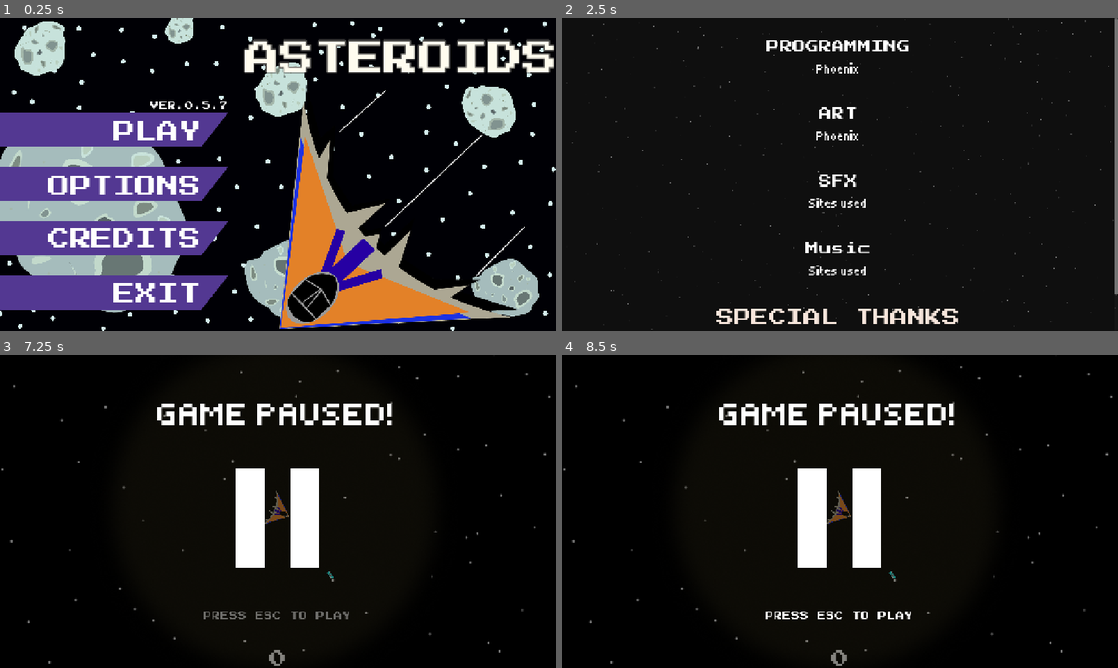
Above: before the commit, frames 1-4 (two rows, left to right).
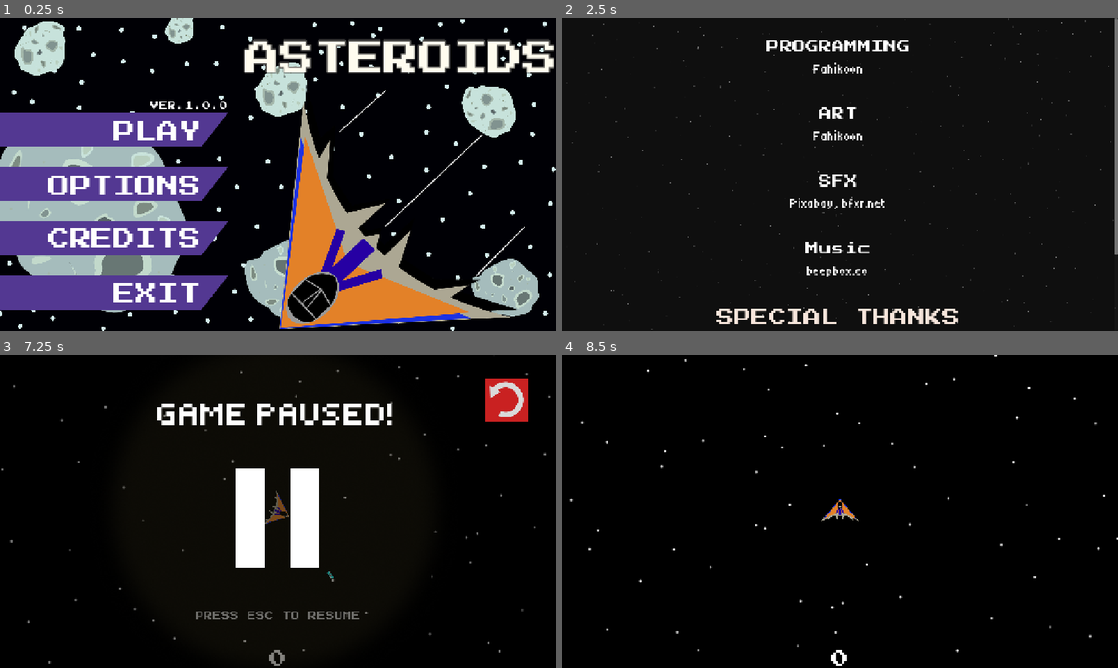
Above: after the commit, the same moments.

Repository: JustALover/Assteroids
Game: Godot game, scene res://Escenas/Assteroids Title Screen Menu/main_title_assteroids.tscn
Two runs of this game, one before a commit and one after it. Both use one fixed random seed, a clock stepped at 60 frames per second and the inputs below. The engine's default icon, where the game draws it, is replaced by a stand-in: a white triangle on a blue panel in a dark square. Sound files missing from this copy of the repository are replaced by a short silence.
Inputs (mouse positions are in pixels of both pictures, inside the frame that each line leads up to):
- Up to frame 1 (0.25 s): no input
- Up to frame 2 (2.5 s): click "OPTIONS" at 0.5 s; click (1067, 61) at 1.25 s; click "CREDITS" at 2 s
- Up to frame 3 (7.25 s): tap Enter (ui_accept) at 2.75, 3.02, 3.05, 3.32, 4.25, 4.35, 4.52, 4.82, 5.3, 6.02, 6.32, 6.77, 6.8, 7.07 s; move the mouse to (400, 495) at 2.77 s; hold D (RIGHT) 2.78-3.5 s; click (400, 495) at 2.85 s; click "PLAY" at 3.5 s; move the mouse to (166, 527) at 4.27 s; hold Down (ui_down) 4.28-5.03 s; click (166, 527) at 4.55 s; click (166, 527) at 5 s; move the mouse to (333, 442) at 5.02 s; hold D (RIGHT) 5.03-5.78 s; hold Shift (BOOST MOVEMENT) 5.03-5.78 s; move the mouse to (250, 574) at 5.77 s; hold W (UP) 5.78-6.53 s; click (250, 574) at 5.85 s; move the mouse to (444, 558) at 6.52 s; hold A (LEFT) from 6.53 s (still down); hold Space (SHOOT) from 6.53 s (still down); tap Escape (ui_cancel) at 7.15 s
- Up to frame 4 (8.5 s): release A (LEFT) at 7.25 s; release Space (SHOOT) at 7.25 s; click (1067, 398) at 7.27 s; click (662, 467) at 8 s, where only the run after the commit has a clickable "PLAY"

The runs differ from the first frame. In frame 1, less than 0.1% of the frame differs, in the area x 33-41%, y 26-30%; in frame 2, 0.8%; in frame 3, 1.4%; in frame 4, 5.8%, in the area x 0-100%, y 0-100%.

Commit message:
minor changes: pause, bootsplash, credits
-Pause menu button go back to menu added
-Bootsplash Fahikoon Logo Added
-Final Version 1.0.0 (This doesn't mean that I can't update the game, It is just that the game is complete and it is 100% finished how originally was intented)
-Updated credits

Diff:
--- a/Escenas/Assteroids Title Screen Menu/main_title_assteroids.tscn
+++ b/Escenas/Assteroids Title Screen Menu/main_title_assteroids.tscn
@@ -76,7 +76,7 @@
 layout_mode = 2
 theme_override_fonts/font = ExtResource("2_clr4r")
 theme_override_font_sizes/font_size = 20
-text = "VER.0.5.7"
+text = "VER.1.0.0"
 horizontal_alignment = 2
 vertical_alignment = 2
 
--- a/Escenas/Credits/credits_menu.tscn
+++ b/Escenas/Credits/credits_menu.tscn
@@ -63,6 +63,8 @@
 anchors_preset = 15
 anchor_right = 1.0
 anchor_bottom = 1.0
+grow_horizontal = 2
+grow_vertical = 2
 texture = ExtResource("1_mri4k")
 
 [node name="Panel" type="Panel" parent="." unique_id=1769798149]
@@ -70,6 +72,8 @@
 anchors_preset = 15
 anchor_right = 1.0
 anchor_bottom = 1.0
+grow_horizontal = 2
+grow_vertical = 2
 
 [node name="ScrollContainer" type="ScrollContainer" parent="Panel" unique_id=887279677]
 layout_mode = 1
@@ -100,7 +104,7 @@
 
 [node name="ProgrammingName" type="Label" parent="Panel/ScrollContainer/VBoxContainer" unique_id=1012975522]
 layout_mode = 2
-text = "Phoenix"
+text = "Fahikoon"
 label_settings = SubResource("LabelSettings_8w8xf")
 horizontal_alignment = 1
 
@@ -119,7 +123,7 @@
 
 [node name="ArtName" type="Label" parent="Panel/ScrollContainer/VBoxContainer" unique_id=98488621]
 layout_mode = 2
-text = "Phoenix"
+text = "Fahikoon"
 label_settings = SubResource("LabelSettings_8w8xf")
 horizontal_alignment = 1
 
@@ -138,7 +142,7 @@
 
 [node name="SFXSites" type="Label" parent="Panel/ScrollContainer/VBoxContainer" unique_id=903360622]
 layout_mode = 2
-text = "Sites used"
+text = "Pixabay, bfxr.net"
 label_settings = SubResource("LabelSettings_8w8xf")
 horizontal_alignment = 1
 
@@ -157,7 +161,7 @@
 
 [node name="MusicNameOrSites" type="Label" parent="Panel/ScrollContainer/VBoxContainer" unique_id=216815467]
 layout_mode = 2
-text = "Sites used"
+text = "beepbox.co"
 label_settings = SubResource("LabelSettings_8w8xf")
 horizontal_alignment = 1
 
@@ -180,10 +184,14 @@
 libraries/ = SubResource("AnimationLibrary_8w8xf")
 
 [node name="SpecialThanksText" type="Label" parent="Panel/ScrollContainer/VBoxContainer" unique_id=1332510189]
-layout_mode = 2
-text = "Whatever Thanks"
-label_settings = SubResource("LabelSettings_8w8xf")
-horizontal_alignment = 1
+custom_minimum_size = Vector2(1272, 105)
+layout_mode = 2
+text = "Thanks to all the people that believe in me everyday.
+And to the future me: Please, Fuck what everyone says, fuck if everyone do the same, fuck what people say, just do your shit and keep going even if sometimes hurt like hell.
+And if you're going to publish this game for some reason... delete this lol... Or leave it like this to everyone to see... IDK, do whatever you want."
+label_settings = SubResource("LabelSettings_8w8xf")
+horizontal_alignment = 1
+autowrap_mode = 3
 
 [node name="Separator5" type="Label" parent="Panel/ScrollContainer/VBoxContainer" unique_id=1428635281]
 self_modulate = Color(1, 1, 1, 0)
--- a/Escenas/Game/pause_menu.gd
+++ b/Escenas/Game/pause_menu.gd
@@ -10,12 +10,3 @@
 
 		$PauseMenuUI.visible = paused
 		print("Juego ha sido pausado o despausado")
-
-# Called when the node enters the scene tree for the first time.
-func _ready() -> void:
-	pass # Replace with function body.
-
-
-# Called every frame. 'delta' is the elapsed time since the previous frame.
-func _process(_delta: float) -> void:
-	pass
--- a/Escenas/Options Menu/options_menu.gd
+++ b/Escenas/Options Menu/options_menu.gd
@@ -123,3 +123,10 @@
 
 	Settings.music_volume = value
 	Settings.save_settings()
+
+
+func _on_button_mouse_entered() -> void:
+	$Button.scale = Vector2(1.1,1.1)
+
+func _on_button_mouse_exited() -> void:
+	$Button.scale = Vector2(1.0,1.0)
--- a/Escenas/Options Menu/options_menu.tscn
+++ b/Escenas/Options Menu/options_menu.tscn
@@ -92,6 +92,7 @@
 offset_top = 0.0399971
 offset_right = 55.599976
 offset_bottom = 0.039993286
+pivot_offset = Vector2(58, 53)
 icon = ExtResource("6_1rvlo")
 flat = true
 
@@ -191,6 +192,8 @@
 label_settings = SubResource("LabelSettings_wwnct")
 
 [connection signal="toggled" from="CheckBox" to="." method="_on_check_box_toggled"]
+[connection signal="mouse_entered" from="Button" to="." method="_on_button_mouse_entered"]
+[connection signal="mouse_exited" from="Button" to="." method="_on_button_mouse_exited"]
 [connection signal="pressed" from="Button" to="." method="_on_button_pressed"]
 [connection signal="drag_ended" from="Node2D/MasterChangervolume" to="." method="_on_volume_changer_drag_ended"]
 [connection signal="value_changed" from="Node2D/MasterChangervolume" to="." method="_on_volume_changer_value_changed"]
--- a/Escenas/Pause Menu/pause_menu.gd
+++ b/Escenas/Pause Menu/pause_menu.gd
@@ -1,11 +1,21 @@
 extends Control
 
+var paused := true
 
 # Called when the node enters the scene tree for the first time.
 func _ready() -> void:
 	$PressEscToPlayAnim.play("PRESS ESC FLICKERING")
 
-
 # Called every frame. 'delta' is the elapsed time since the previous frame.
 func _process(_delta: float) -> void:
 	pass
+
+func _on_button_pressed() -> void:
+	get_tree().paused = false
+	get_tree().change_scene_to_file("res://Escenas/Assteroids Title Screen Menu/main_title_assteroids.tscn")
+
+func _on_button_mouse_entered() -> void:
+	$Button.scale = Vector2(1.1,1.1)
+
+func _on_button_mouse_exited() -> void:
+	$Button.scale = Vector2(1.0,1.0)
--- a/Escenas/Pause Menu/pause_menu.tscn
+++ b/Escenas/Pause Menu/pause_menu.tscn
@@ -6,6 +6,7 @@
 [ext_resource type="Texture2D" uid="uid://bmb0na4cqsea" path="res://Texturas/Pause Menu res/PAUSE ICON.png" id="4_fs0pw"]
 [ext_resource type="FontFile" uid="uid://bb7nnqi2gm3qu" path="res://Fonts/Tiny5-Regular.ttf" id="5_1jmmk"]
 [ext_resource type="FontFile" uid="uid://bcg3mmuo8svt8" path="res://Fonts/PressStart2P-Regular.ttf" id="6_qfdtc"]
+[ext_resource type="Texture2D" uid="uid://bun7y1ggmhcsx" path="res://Texturas/Botones/Go back/go back.png" id="7_h86kv"]
 
 [sub_resource type="Animation" id="Animation_icuwt"]
 resource_name = "PRESS ESC FLICK"
@@ -53,7 +54,6 @@
 grow_horizontal = 2
 grow_vertical = 2
 script = ExtResource("1_8gegd")
-metadata/_edit_vertical_guides_ = [636.0]
 
 [node name="BlackBackground" type="TextureRect" parent="." unique_id=940320070]
 layout_mode = 1
@@ -116,15 +116,34 @@
 anchor_top = 0.81900007
 anchor_right = 0.63100004
 anchor_bottom = 0.851
-offset_left = -0.4800415
+offset_left = -18.480042
 offset_top = 0.3199463
-offset_right = 0.3199463
+offset_right = 22.319946
 offset_bottom = 0.27996826
 theme_override_fonts/font = ExtResource("6_qfdtc")
 theme_override_font_sizes/font_size = 20
-text = "PRESS ESC TO PLAY"
+text = "PRESS ESC TO RESUME"
 horizontal_alignment = 1
 
 [node name="PressEscToPlayAnim" type="AnimationPlayer" parent="." unique_id=39482181]
 root_node = NodePath("../PressEscToPlayLabel")
 libraries/ = SubResource("AnimationLibrary_533sx")
+
+[node name="Button" type="Button" parent="." unique_id=1558012820]
+layout_mode = 1
+anchors_preset = -1
+anchor_left = 0.90500003
+anchor_top = 0.068
+anchor_right = 0.90500003
+anchor_bottom = 0.21800001
+offset_left = -49.573364
+offset_top = 0.24399567
+offset_right = 60.426636
+offset_bottom = 0.24398804
+pivot_offset = Vector2(57.17334, 51.796)
+icon = ExtResource("7_h86kv")
+flat = true
+
+[connection signal="mouse_entered" from="Button" to="." method="_on_button_mouse_entered"]
+[connection signal="mouse_exited" from="Button" to="." method="_on_button_mouse_exited"]
+[connection signal="pressed" from="Button" to="." method="_on_button_pressed"]
--- a/project.godot
+++ b/project.godot
@@ -12,8 +12,13 @@
 
 config/name="ASSteroids"
 run/main_scene="uid://b25orbgb57x5e"
-config/features=PackedStringArray("4.6", "Forward Plus")
+config/features=PackedStringArray("4.7", "Forward Plus")
+boot_splash/bg_color=Color(0, 0, 0, 1)
+boot_splash/stretch_mode=0
+boot_splash/use_filter=false
+boot_splash/image="uid://c36dukefb1bca"
 config/icon="uid://d3ivwjxu7fxrb"
+boot_splash/minimum_display_time=50
 
 [audio]
 
Not shown: 1 places in Escenas/Assteroids Title Screen Menu/main_title_assteroids.tscn that only renumber resources
Binary file added: Texturas/BootSplash/FahikoonLogoFinale.png
Not shown, added: Texturas/BootSplash/FahikoonLogoFinale.png.import
Not shown, added: Texturas/FahikoonLogoFinale.svg
Not shown, added: Texturas/FahikoonLogoFinale.svg.import
Not shown, changed: export_presets.cfg
